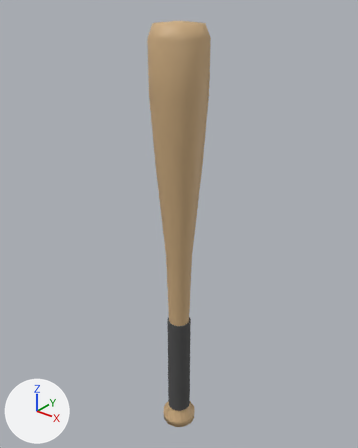
An edit to the FBX model art/models/StarterWeapon/StarterWeapon.fbx, drawn before and after from the same camera.
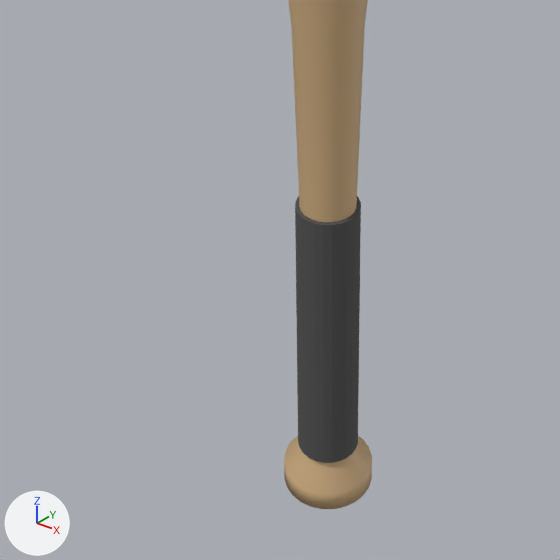
Each version appears first whole from a camera (50 mm lens) standing at (2.5, -3.13, 4.27) and looking at (-0.08, 0.1, 2.27), and next in a close-up on the part from 18% to 73% of the width and 55% to 99% of the height. Every picture has the same lights, and +X, +Y and +Z are marked at lower left. The last two pictures show the newer version. Where no turn or scale is listed for an object, it has been applied to the vertices.

The older version as bpy lines, for what is in view:
```python
me_cylinder = bpy.data.meshes.new('Cylinder')
me_cylinder.from_pydata(...)  # a 24-sided cylinder along z spanning x -0.115..0.115, y -0.115..0.115, z -0.55..0.55
me_cylinder.materials.append(mat_tape)  # dark grey #505050
me_starterweapon = bpy.data.meshes.new('StarterWeapon')
me_starterweapon.from_pydata(...)  # 218 vertices, 240 faces; spans x -0.24..0.24, y -0.24..0.24, z 0.0..4.02
me_starterweapon.materials.append(mat_wood)  # brown #cead81
ob_grip = bpy.data.objects.new('Grip', me_cylinder)
ob_grip.location = (0.0, 0.0, 0.73)
ob_starterweapon = bpy.data.objects.new('StarterWeapon', me_starterweapon)
ob_starterweapon.location = (0.0, 0.0, 0.0)
```
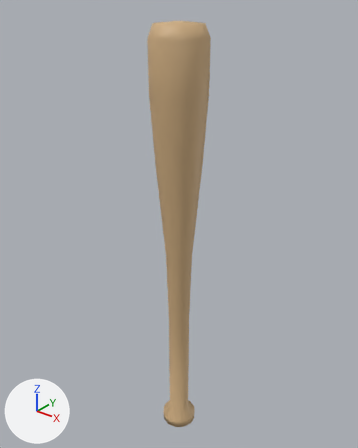
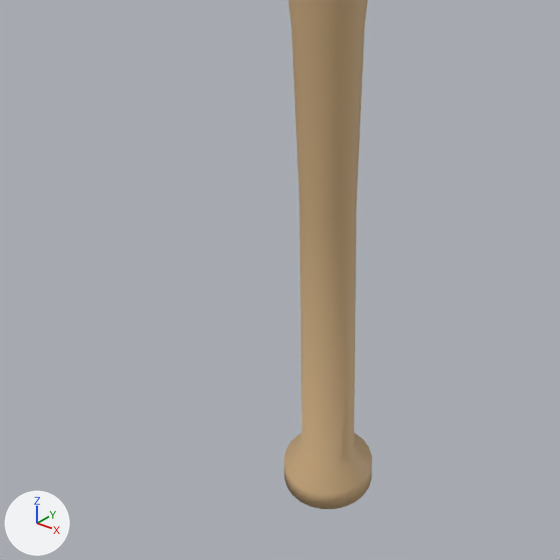
Commit message: phase 1: StarterWeapon - remove grip tape

The change, as a diff of the scene's bpy script:
```diff
--- a/art/models/StarterWeapon/StarterWeapon.fbx.py
+++ b/art/models/StarterWeapon/StarterWeapon.fbx.py
@@ ob_grip @@
-ob_grip = bpy.data.objects.new('Grip', me_cylinder)
-ob_grip.location = (0.0, 0.0, 0.73)
```

What differs and where, as boxes (x1, y1, x2, y2) in the close-ups (560 x 560 px):
'Grip', deleted
    before: (295, 196, 361, 463)
